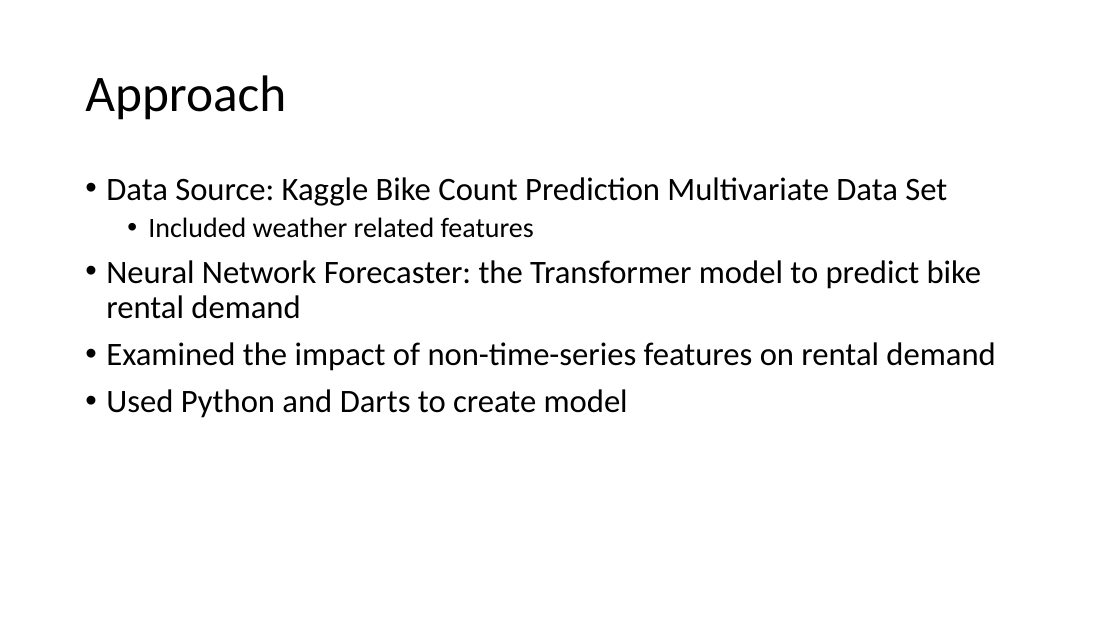
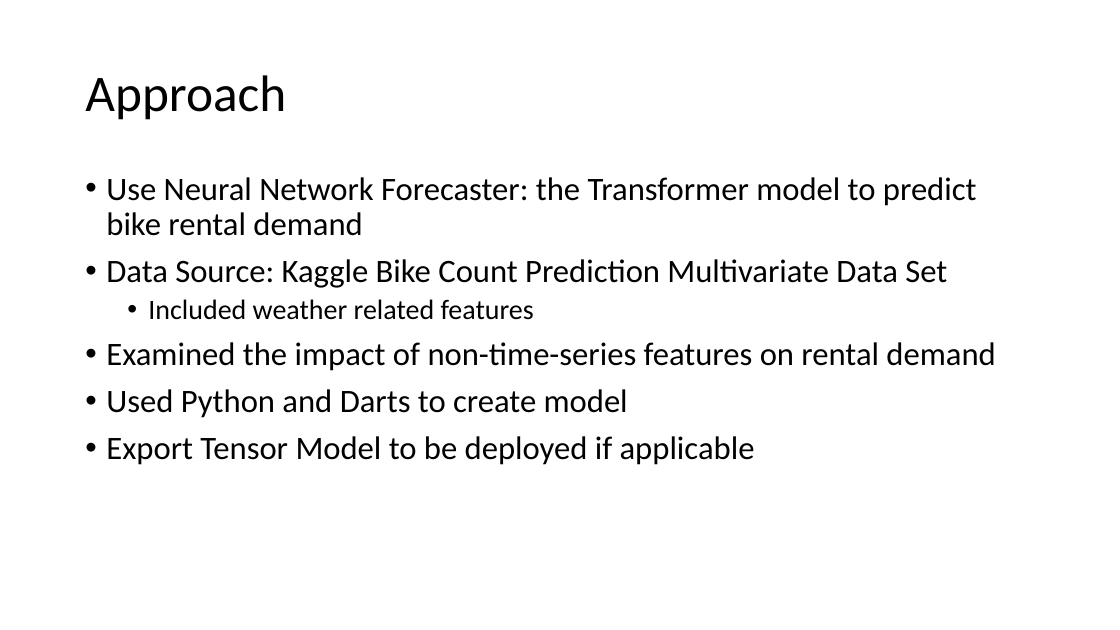
Before and after one commit to hi2gage/eind_558, a slide deck: slide 3 of comp_project/Final_Presentation.pptx. Drawn at 1120x630 pixels with LibreOffice and Linux fonts; fonts in the diff are those of the drawing. Boxes give left, top, right and bottom in pixels: in the first picture for what was removed or moved away, otherwise in the second. Text is boxed around its words. In the diff, an @@ line names an element or a change of style, - is before the commit and + after.

```diff
--- a/comp_project/Final_Presentation.pptx
+++ b/comp_project/Final_Presentation.pptx
@@ text at box(106, 177, 977, 236): paragraph added @@
+• Use Neural Network Forecaster: the Transformer model to predict bike rental demand
@@ text at box(106, 260, 982, 319): paragraph removed @@
-• Neural Network Forecaster: the Transformer model to predict bike rental demand
@@ text at box(106, 436, 755, 465): paragraph added @@
+• Export Tensor Model to be deployed if applicable
```
Also in this commit, not shown: 4 other slides changed, 6 slides added, 2 slides removed, 7 other files.
